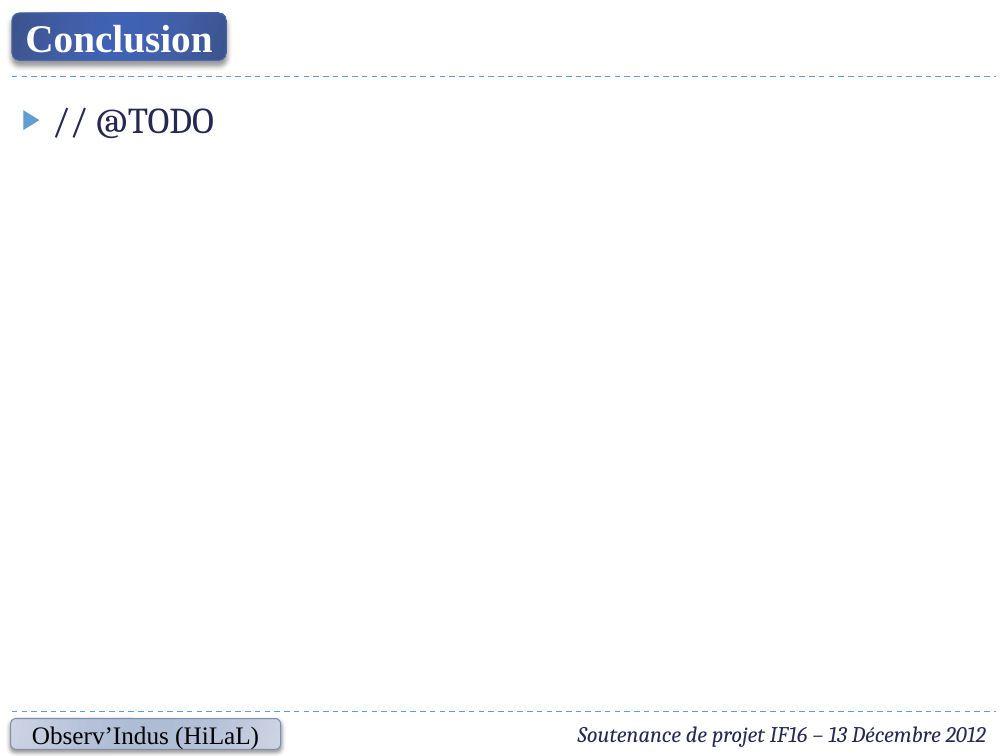
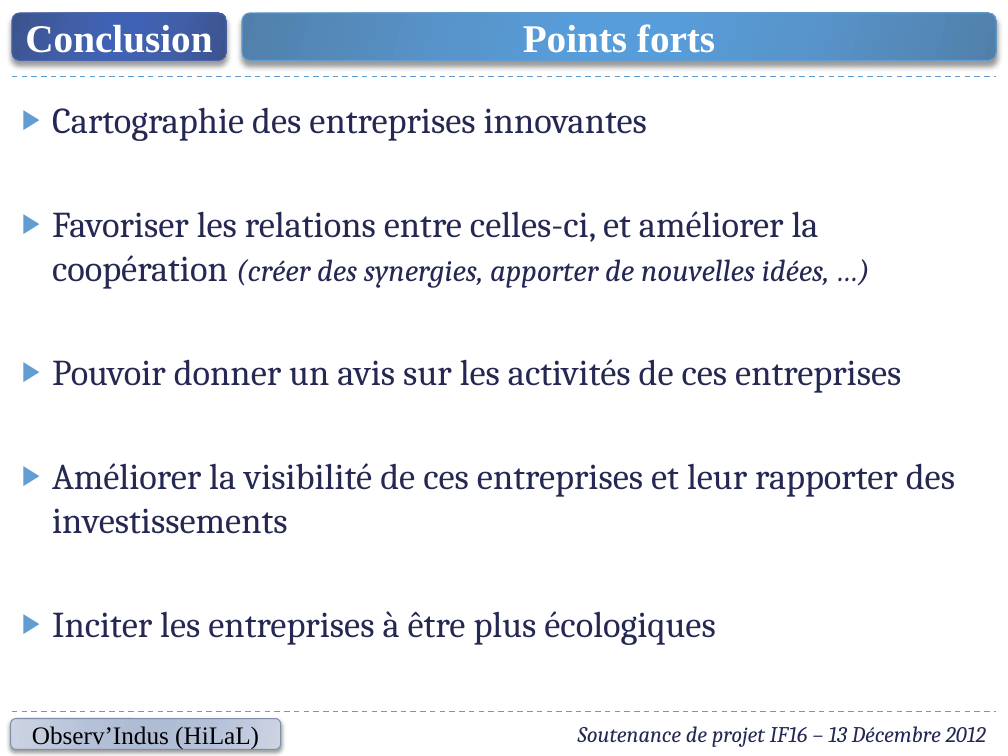
Before and after one commit to cahier/Observ, a slide deck: slide 25 of Presentations/IF16 - Soutenance (2012-12-13).pptx (slide 21 before the commit). Drawn at 1008x756 pixels with LibreOffice and Linux fonts; fonts in the diff are those of the drawing. Boxes give left, top, right and bottom in pixels: in the first picture for what was removed or moved away, otherwise in the second. Text is boxed around its words. In the diff, an @@ line names an element or a change of style, - is before the commit and + after.

```diff
--- a/Presentations/IF16 - Soutenance (2012-12-13).pptx
+++ b/Presentations/IF16 - Soutenance (2012-12-13).pptx
@@ rounded rectangle added at [242, 13, 996, 60], fill gradient #5080AB to #5896CD to #589EDB, outline #629DD1 0.75 pt, 28 pt, text #FFFFFF, bold @@
+Points forts
@@ text at [52, 107, 955, 645]: text changed @@
-▶ // @TODO
+▶ Cartographie des entreprises innovantes
+▶ Favoriser les relations entre celles-ci, et améliorer la coopération (créer des synergies, apporter de nouvelles idées, …)
+▶ Pouvoir donner un avis sur les activités de ces entreprises
+▶ Améliorer la visibilité de ces entreprises et leur rapporter des investissements
+▶ Inciter les entreprises à être plus écologiques
```
Also in this commit, not shown: 4 other slides changed, 5 slides added.
